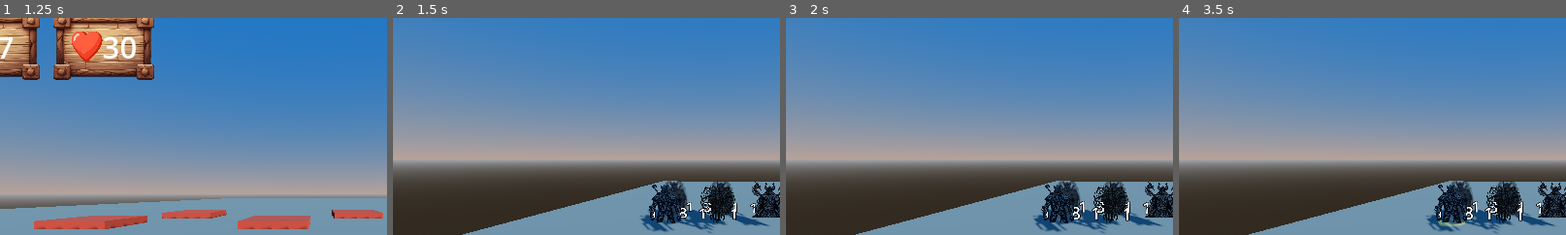
Above: before the commit, frames 1-4 (left to right).
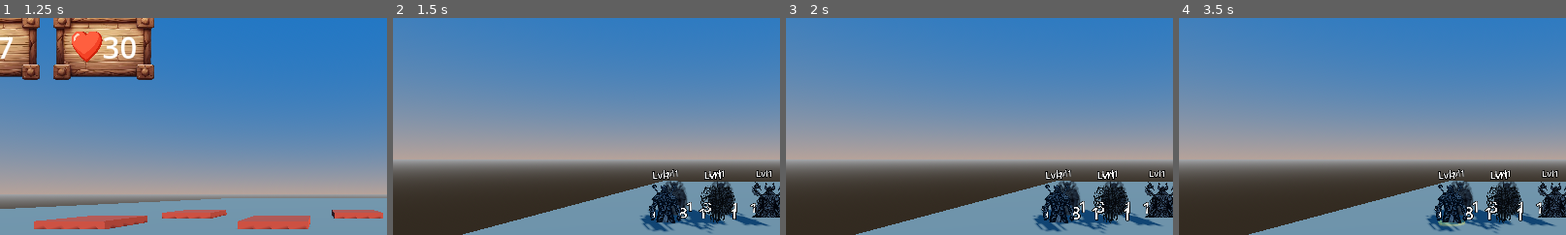
Above: after the commit, the same moments.

Repository: AndreMoukarzel/Auto-Battler
Game: Godot game, scene res://connector.tscn
Two runs of this game, one before a commit and one after it. Both use one fixed random seed, a clock stepped at 60 frames per second and the inputs below. This scene is started directly instead of the project's main scene.
Inputs (mouse positions are % of the whole screen's width and height, from its top left):
- Up to frame 1 (1.25 s): click (5, 91) at 0.5 s
- Up to frame 2 (1.5 s): click (95, 91) at 1.25 s
- Up to frame 3 (2 s): no input
- Up to frame 4 (3.5 s): tap Enter at 2 s; move the mouse to (72, 45) at 2.02 s; click (72, 45) at 2.17 s; tap Space at 2.75 s; move the mouse to (30, 55) at 2.77 s; click (30, 55) at 2.92 s
The pictures show only the part of the screen within x 9-59%, y 3-53%; the shares and areas given below are measured in that part.

Frame 1 is identical in both runs. In frame 2, 0.5% of the frame differs, in the area x 66-98%, y 69-75%; in frame 3, 0.5%; in frame 4, 0.5%.

Commit message:
Partial upgrading and bug fixes
- Allows units of same type to be mergeable and upgradeable
- Upgraded untis sell for money = level
- Merging units increase status by one

Bugs:
- Fix units from battlefield not being cleared after battle
- Fix locked units in store ocuppying phantom spaces that would lead to store refilling with less units

Diff:
--- a/buy/PlayerHand.gd
+++ b/buy/PlayerHand.gd
@@ -38,7 +38,16 @@
 
 
 func sell_unit(Unit):
-	get_parent().money += 1
+	get_parent().money += Unit.level
+
+
+## Checks if unit2 can be merged into unit1
+func can_merge(unit1, unit2) -> bool:
+	if unit1.level == 3 or unit2.level == 3: # Unit already at max level
+		return false
+	if unit1.unit_name != unit2.unit_name: # They are different units. What are you thinking?
+		return false
+	return true
 
 
 func get_from_troops(unit_pos: int):
@@ -48,10 +57,14 @@
 
 
 func place_from_troops(placing_pos: int):
-	if PlayerTroops.units[placing_pos] != null: # Swaping existing PlayerTroop units
-		var temp_unit =  PlayerTroops.units[placing_pos]
-		PlayerTroops.remove_unit(placing_pos)
-		PlayerTroops.add_unit(temp_unit, unit_origin_position)
+	if PlayerTroops.units[placing_pos] != null: # Placing unit over existing unit
+		var curr_unit = PlayerTroops.units[placing_pos]
+		if can_merge(curr_unit, holding_unit):
+			for i in range(holding_unit.level):
+				curr_unit.add_experience()
+		else: # Swaping existing PlayerTroop units
+			PlayerTroops.remove_unit(placing_pos)
+			PlayerTroops.add_unit(curr_unit, unit_origin_position)
 	PlayerTroops.add_unit(holding_unit, placing_pos)
 
 
@@ -70,7 +83,12 @@
 		PlayerTroops.add_unit(SUnit.unit, selected_pos)
 		SUnit.queue_free()
 	else: # Placing unit over existing unit
-		sell_unit(PlayerTroops.units[selected_pos])
-		PlayerTroops.remove_unit(selected_pos)
-		PlayerTroops.add_unit(SUnit.unit, selected_pos)
+		var curr_unit = PlayerTroops.units[selected_pos]
+		if can_merge(curr_unit, SUnit.unit):
+			for i in range(SUnit.unit.level):
+				curr_unit.add_experience()
+		else:
+			sell_unit(PlayerTroops.units[selected_pos])
+			PlayerTroops.remove_unit(selected_pos)
+			PlayerTroops.add_unit(SUnit.unit, selected_pos)
 		SUnit.queue_free()
--- a/buy/Store.gd
+++ b/buy/Store.gd
@@ -59,3 +59,11 @@
 	for unit in locked:
 		unit.lock(false)
 	locked = []
+
+
+func clean_locked():
+	var clean = []
+	for unit in locked:
+		if is_instance_valid(unit):
+			clean.append(unit)
+	locked = clean
--- a/buy/buy_phase.gd
+++ b/buy/buy_phase.gd
@@ -13,7 +13,7 @@
 
 func reset():
 	money = 10
-	$PlayerHand/Store.unlock_all()
+	$PlayerHand/Store.clean_locked() # Cleans locked StoreUnits that were bought in the previous round
 	$PlayerHand/Store.clear()
 	$PlayerHand/Store.refill()
 
--- a/buy/store_unit.gd
+++ b/buy/store_unit.gd
@@ -3,6 +3,7 @@
 signal pressed
 signal released
 signal locked
+
 
 var unit:
 	get:
@@ -41,3 +42,7 @@
 		$Lock.show()
 	else:
 		$Lock.hide()
+
+
+func is_locked():
+	return $Lock.visible
--- a/combat/Army.gd
+++ b/combat/Army.gd
@@ -3,8 +3,8 @@
 signal position_already_taken(pos: int)
 signal unit_added
 
-var base_units: Array = [null, null, null, null, null ,null]
-var units: Array = [null, null, null, null, null ,null] # We have this array to have the liberty to delete references to units
+var base_units: Array = [null, null, null, null, null, null]
+var units: Array = [null, null, null, null, null, null] # We have this array to have the liberty to delete references to units
 
 
 func add_unit(unit, pos: int):
@@ -33,6 +33,15 @@
 			units[pos].army = self
 
 
+func reset_army():
+	base_units = [null, null, null, null, null, null]
+	units = [null, null, null, null, null, null]
+
+	for pos in range(len(base_units)):
+		for child in get_node("Position" + str(pos)).get_children():
+			child.queue_free()
+
+
 func get_unit(pos: int):
 	return units[pos]
 
--- a/combat/battle.gd
+++ b/combat/battle.gd
@@ -20,5 +20,10 @@
 	$BattleTimer.start()
 
 
+func clear_armies():
+	$Battlefield/Army1.reset_army()
+	$Battlefield/Army2.reset_army()
+
+
 func _on_battle_timer_timeout():
 	$Battlefield.progress_battle()
--- a/connector.gd
+++ b/connector.gd
@@ -21,6 +21,8 @@
 func _on_battle_to_buy_phase():
 	$BattleUI.hide()
 	$Battle.hide()
+
+	$Battle.clear_armies()
 
 	$Battle/Camera3D.current = false
 	$BuyPhase/Camera3D.current = true
--- a/units/InstancedUnit.gd
+++ b/units/InstancedUnit.gd
@@ -10,6 +10,8 @@
 var army: Node3D
 var base_attack: int
 var base_health: int
+var level: int = 1
+var level_experience: int = 0
 
 var pre_battle: Array = []
 var on_attack: Array = []
@@ -61,6 +63,27 @@
 	return $Sprite3D.texture
 
 
+func add_experience():
+	if level < 3:
+		level_experience += 1
+		base_attack += 1
+		base_health += 1
+		if level_experience == 3:
+			level += 1
+			level_experience = 0
+
+			$Level/Exp1.hide()
+			$Level/Exp2.hide()
+
+	$Level/CurrentLevel.text = "Lvl" + str(level)
+	if level_experience > 0:
+		$Level/Exp1.show()
+	if level_experience > 1:
+		$Level/Exp2.show()
+
+	reset()
+
+
 func add_bonus_attack(value: int):
 	bonus_attack += value
 	curr_attack = base_attack + bonus_attack
--- a/units/InstancedUnit.tscn
+++ b/units/InstancedUnit.tscn
@@ -1,7 +1,9 @@
-[gd_scene load_steps=9 format=3 uid="uid://dw5jqufxm84jl"]
+[gd_scene load_steps=11 format=3 uid="uid://dw5jqufxm84jl"]
 
 [ext_resource type="Script" path="res://units/InstancedUnit.gd" id="1_feer0"]
 [ext_resource type="Texture2D" uid="uid://w4q3dy5ix0wh" path="res://units/sprites/1.png" id="1_wuhs8"]
+[ext_resource type="Texture2D" uid="uid://dckeuvsbay44o" path="res://combat/ui-sprites/red_stone.png" id="3_0d7ak"]
+[ext_resource type="Texture2D" uid="uid://b2vhuh4vb77ly" path="res://combat/ui-sprites/blue_stone.png" id="4_8j3na"]
 
 [sub_resource type="Animation" id="Animation_jc1ij"]
 length = 0.001
@@ -141,3 +143,23 @@
 libraries = {
 "": SubResource("AnimationLibrary_n6j5f")
 }
+
+[node name="Level" type="Node3D" parent="."]
+transform = Transform3D(1, 0, 0, 0, 1, 0, 0, 0, 1, -0.2, 1.8, 0.35)
+
+[node name="CurrentLevel" type="Label3D" parent="Level"]
+pixel_size = 0.01
+billboard = 2
+render_priority = 2
+text = "Lvl1"
+font_size = 36
+
+[node name="Exp1" type="Sprite3D" parent="Level"]
+transform = Transform3D(0.5, 0, 0, 0, 0.5, 0, 0, 0, 0.5, 0.6, 0, 0)
+visible = false
+texture = ExtResource("3_0d7ak")
+
+[node name="Exp2" type="Sprite3D" parent="Level"]
+transform = Transform3D(0.5, 0, 0, 0, 0.5, 0, 0, 0, 0.5, 0.9, 0, 0)
+visible = false
+texture = ExtResource("4_8j3na")
Binary file added: combat/ui-sprites/blue_stone.png
Not shown, added: combat/ui-sprites/blue_stone.png.import
Binary file added: combat/ui-sprites/red_stone.png
Not shown, added: combat/ui-sprites/red_stone.png.import
